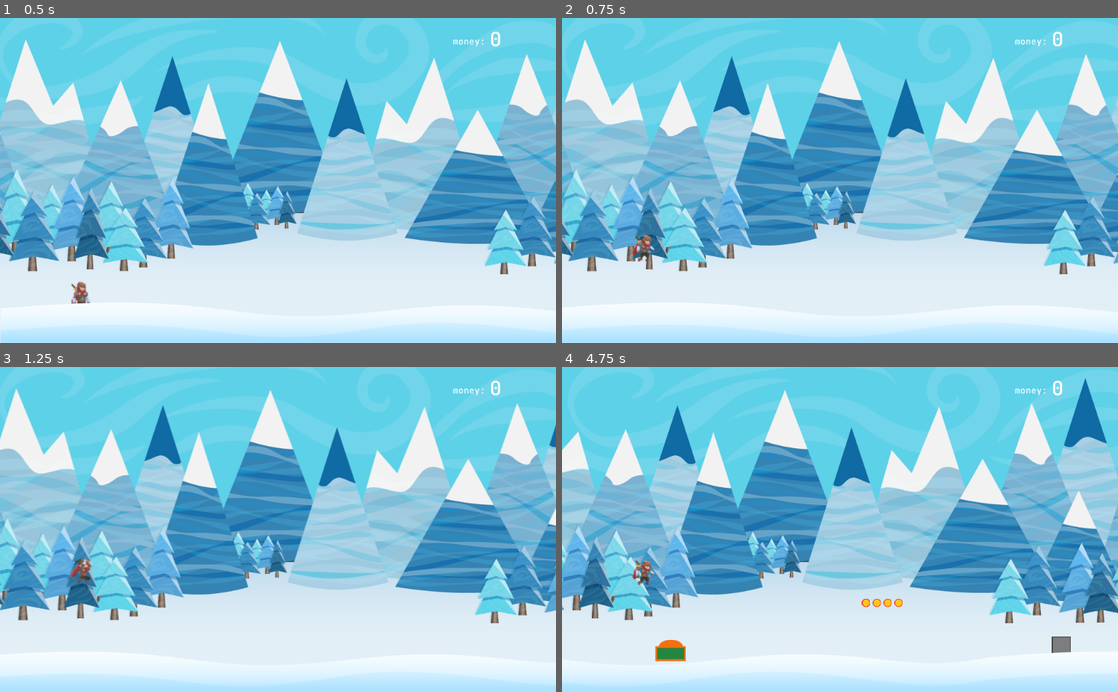
Above: before the commit, frames 1-4 (two rows, left to right).
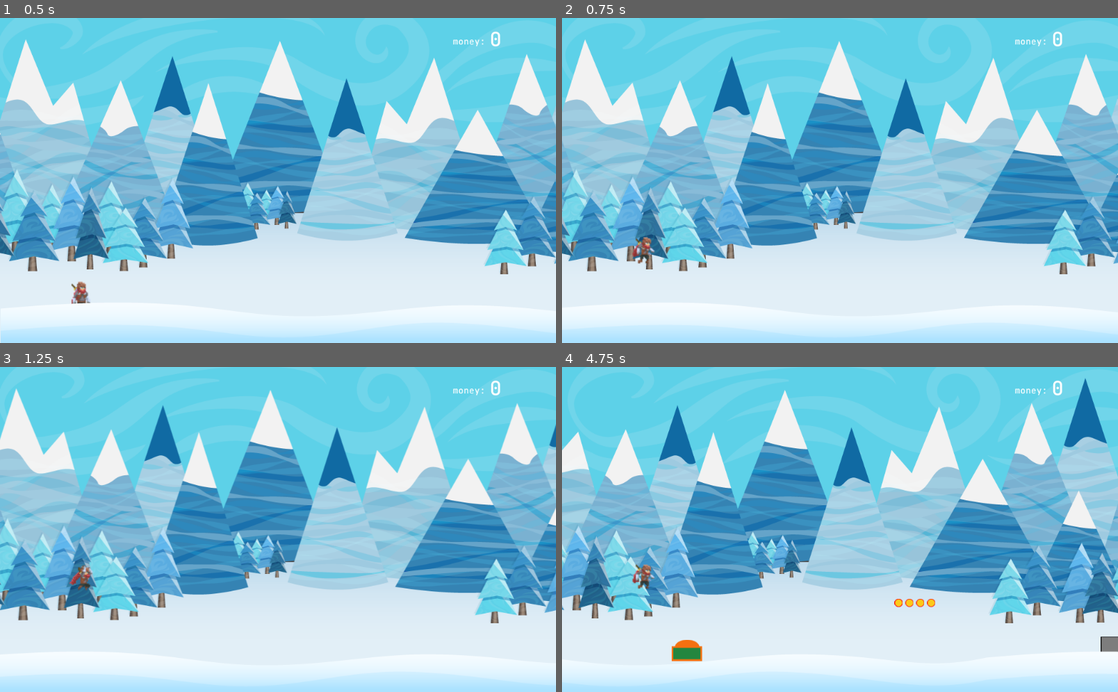
Above: after the commit, the same moments.

Repository: 1shevelov/Monster-Farm-prototype
Game: Godot game, scene res://Game.tscn
Two runs of this game, one before a commit and one after it. Both use one fixed random seed, a clock stepped at 60 frames per second and the inputs below. Sound files missing from this copy of the repository are replaced by a short silence.
Inputs:
- Up to frame 1 (0.5 s): no input
- Up to frame 2 (0.75 s): hold Space (jump) from 0.53 s (still down)
- Up to frame 3 (1.25 s): keep holding Space (jump)
- Up to frame 4 (4.75 s): release Space (jump) at 1.28 s; tap Space (jump) at 1.35, 1.52, 1.82, 2.85, 3.02, 3.32, 4.35, 4.52 s; hold Space (jump) 2.03-2.78 s; hold Space (jump) 3.53-4.28 s

Frame 1 is identical in both runs. In frame 2, 0.2% of the frame differs, in the area x 12-17%, y 66-76%; in frame 3, 0.3%; in frame 4, 1.2%, in the area x 12-100%, y 59-91%.

Commit message:
Dash mech to jump over attacked object. Finished initializing obstacle JSON

Diff:
--- a/Game.gd
+++ b/Game.gd
@@ -12,5 +12,5 @@
 
 
 func on_ready_to_start() -> void:
-#	Globals.world_speed = Globals.DEFAULT_WORLD_SPEED
+#	Globals.world_speed = Globals.RUN_WORLD_SPEED
 	pass
--- a/avatar/Avatar.gd
+++ b/avatar/Avatar.gd
@@ -57,7 +57,7 @@
 		DASH:
 			velocity = Vector2.ZERO
 			velocity.y -= jump_velocity
-			animation.play("Jump")
+#			animation.play("Jump")
 			if not Globals.SILENT_MODE:
 				jump_sound.play()
 			animation.play("Dash")
@@ -75,16 +75,21 @@
 func _input(event):
 #	IDLE state only on world start
 	if state == START and event.is_action_pressed("jump"):
-		print("START")
+#		print("START")
 		state = RUN
-		Globals.world_speed = Globals.DEFAULT_WORLD_SPEED
+		Globals.world_speed = Globals.RUN_WORLD_SPEED
 		Signals.emit_signal("attack_finished")
 
 	if state == RUN and event.is_action_pressed("jump"):
 		state = JUMP
 
 	if state == ATTACK and event.is_action_pressed("jump"):
+		$AttackTimer.stop()
 		state = DASH
+		print("DASH")
+		Globals.world_speed = Globals.DASH_WORLD_SPEED
+		Signals.emit_signal("attack_finished")
+		$DashTimer.start()
 
 
 func _on_Area2D_body_entered(body):
@@ -92,9 +97,10 @@
 		state = RUN
 
 
-func _on_Area2D_body_exited(body):
-	if body is StaticBody2D:
-		state = JUMP
+func _on_Area2D_body_exited(_body):
+#	if body is StaticBody2D and state != DASH:
+#		state = JUMP
+		pass
 
 
 # pseudo AI
@@ -147,5 +153,11 @@
 		Signals.emit_signal("update_money", money)
 		$AttackTimer.stop()
 		state = RUN
-		Globals.world_speed = Globals.DEFAULT_WORLD_SPEED
+		Globals.world_speed = Globals.RUN_WORLD_SPEED
 		Signals.emit_signal("attack_finished")
+
+
+func _on_DashTimer_timeout():
+	state = RUN
+	Globals.world_speed = Globals.RUN_WORLD_SPEED
+	$DashTimer.stop()
--- a/avatar/Avatar.tscn
+++ b/avatar/Avatar.tscn
@@ -88,6 +88,9 @@
 
 [node name="AttackTimer" type="Timer" parent="."]
 
+[node name="DashTimer" type="Timer" parent="."]
+wait_time = 0.8
+
 [node name="JumpSound" type="AudioStreamPlayer" parent="."]
 stream = ExtResource( 10 )
 volume_db = -20.0
@@ -101,3 +104,4 @@
 [connection signal="body_entered" from="Area2D" to="." method="_on_Area2D_body_entered"]
 [connection signal="body_exited" from="Area2D" to="." method="_on_Area2D_body_exited"]
 [connection signal="timeout" from="AttackTimer" to="." method="_on_AttackTimer_timeout"]
+[connection signal="timeout" from="DashTimer" to="." method="_on_DashTimer_timeout"]
--- a/objects/Obstacle.gd
+++ b/objects/Obstacle.gd
@@ -15,6 +15,9 @@
 func init(obj: Dictionary) -> void:
 	if obj.has("image"):
 		$Sprite.set_texture(load(Resources.objects + obj.image))
+		var sprite_size: Vector2 = $Sprite.get_texture().get_size()
+		$Collision/CollisionShape2D.get_shape().set_extents(sprite_size / 1.5)
+
 	if obj.has("hp"):
 		var hp_min := 0.0
 		var hp_max := 0.0
@@ -26,7 +29,6 @@
 				hp_min = obj.hp.min
 			if obj.hp.has("max"):
 				hp_max = obj.hp.max
-
 		if hp_min >= 0 and hp_max >= hp_min:
 # warning-ignore:narrowing_conversion
 			full_hp = round(rand_range(hp_min, hp_max))
@@ -43,12 +45,9 @@
 				money_min = obj.money.min
 			if obj.money.has("max"):
 				money_max = obj.money.max
-
 		if money_min >= 0 and money_max >= money_min:
 # warning-ignore:narrowing_conversion
 			money = round(rand_range(money_min, money_max))
-
-	print(self, " has money = ", money)
 
 
 func _physics_process(_delta):
--- a/objects/Obstacle.tscn
+++ b/objects/Obstacle.tscn
@@ -6,7 +6,7 @@
 [ext_resource path="res://HUD/HPBarUI.tscn" type="PackedScene" id=5]
 
 [sub_resource type="RectangleShape2D" id=1]
-extents = Vector2( 20.5, 25.5 )
+custom_solver_bias = 1.0
 
 [node name="Obstacle" type="Node2D"]
 script = ExtResource( 2 )
@@ -16,7 +16,7 @@
 [node name="Collision" parent="." instance=ExtResource( 1 )]
 
 [node name="CollisionShape2D" type="CollisionShape2D" parent="Collision"]
-position = Vector2( -1.5, 0.5 )
+position = Vector2( 0.5, 0.5 )
 shape = SubResource( 1 )
 
 [node name="VisibilityNotifier2D" type="VisibilityNotifier2D" parent="."]
--- a/objects/Spawner.tscn
+++ b/objects/Spawner.tscn
@@ -6,6 +6,6 @@
 script = ExtResource( 1 )
 
 [node name="SpawnTimer" type="Timer" parent="."]
-wait_time = 1.2
+wait_time = 1.3
 
 [connection signal="timeout" from="SpawnTimer" to="." method="_on_Timer_timeout"]
--- a/scripts/Globals.gd
+++ b/scripts/Globals.gd
@@ -1,8 +1,8 @@
 extends Node
 
-# this is an endless scroller
-const DEFAULT_WORLD_SPEED := 10.0
+const RUN_WORLD_SPEED := 10.0
 const ZERO_WORLD_SPEED := 0.0001
+const DASH_WORLD_SPEED := 1.5 * RUN_WORLD_SPEED
 var world_speed := ZERO_WORLD_SPEED
 
 const SPAWN_LAYER_NUM := 2
